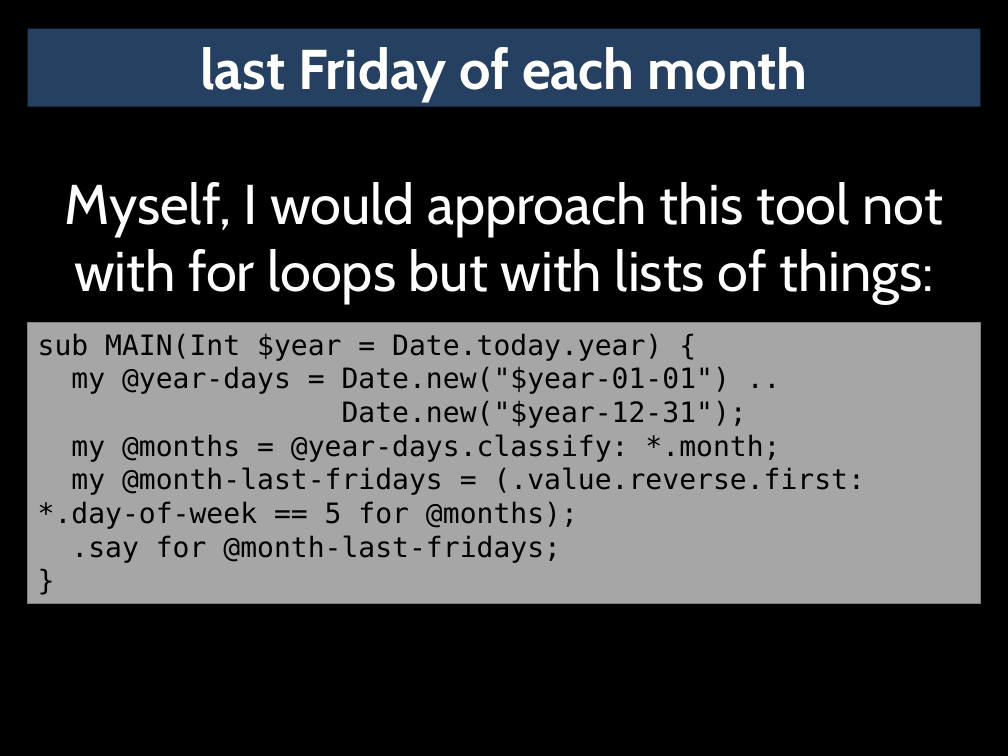
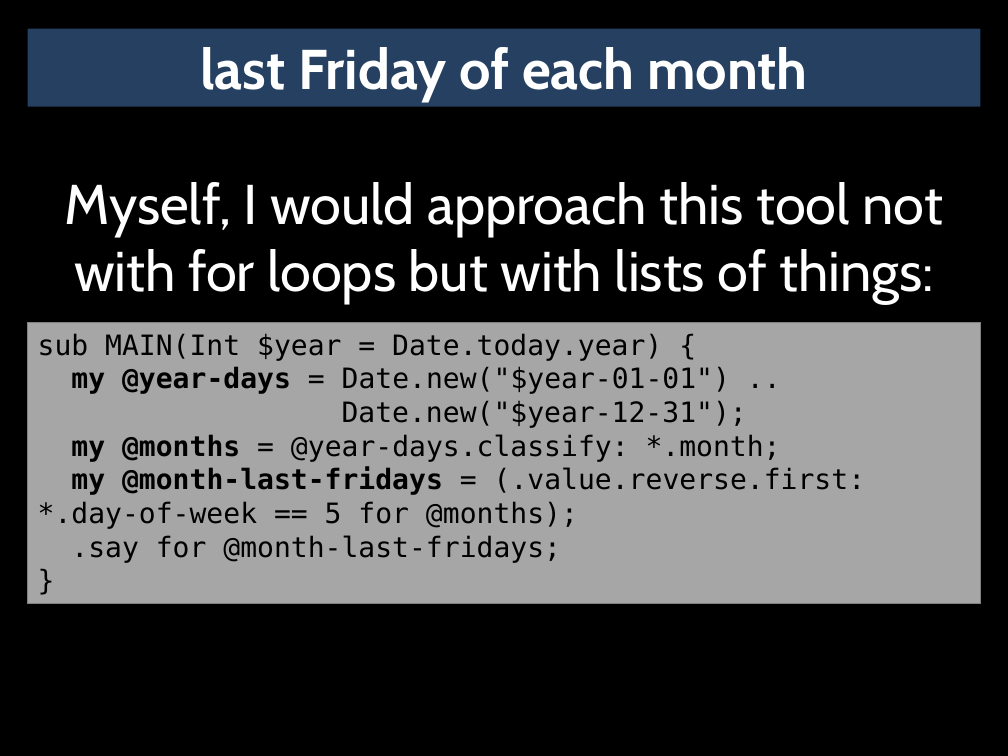
Before and after one commit to masak/talks, a slide deck: slide 36 of czpw-2014-pride-envy/talk.pptx (slide 31 before the commit). Drawn at 1008x756 pixels with LibreOffice and Linux fonts; fonts in the diff are those of the drawing. Boxes give left, top, right and bottom in pixels: in the first picture for what was removed or moved away, otherwise in the second. Text is boxed around its words. In the diff, an @@ line names an element or a change of style, - is before the commit and + after.

```diff
--- a/czpw-2014-pride-envy/talk.pptx
+++ b/czpw-2014-pride-envy/talk.pptx
@@ text in rectangle at box(38, 366, 865, 529): bold on in "my @year-days", "my @months", "my @month-last-fridays" @@
```
Also in this commit, not shown: 12 other slides changed, 5 slides added.
